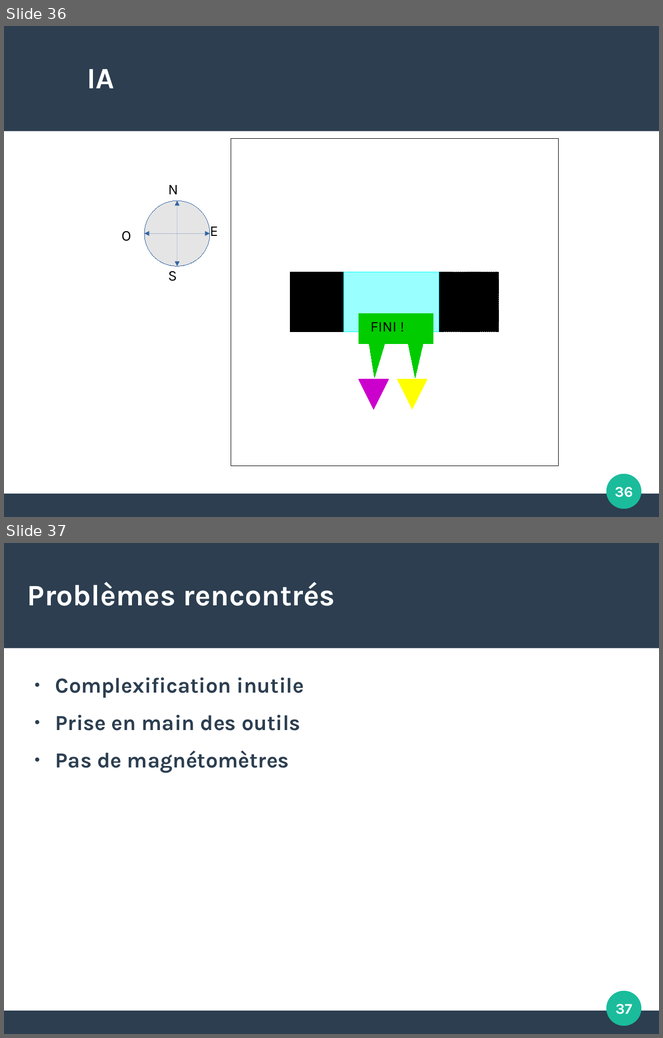
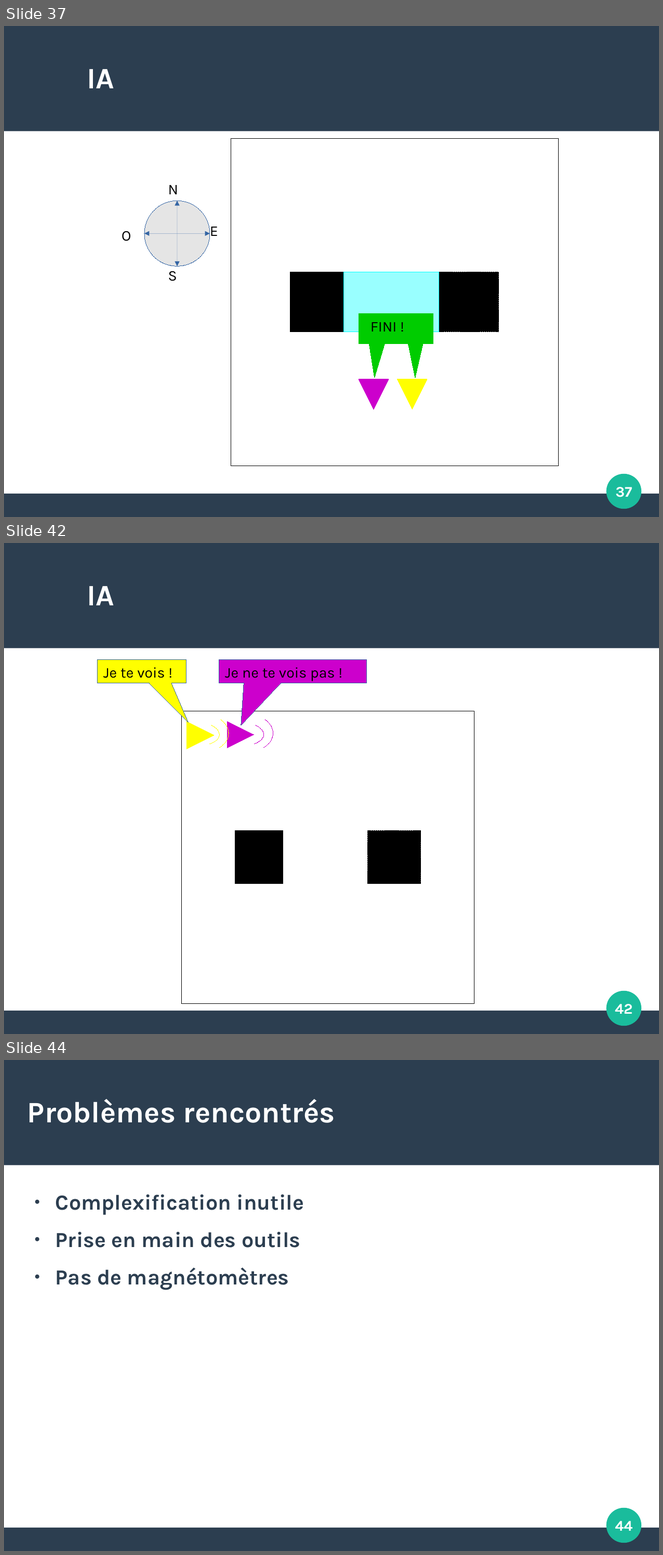
Before and after one commit to Nennala/CoopRobot, a slide deck: soutenance.odp. Shown one above the other, each under a label of ours: slides 36 and 37 before the commit, slides 37, 42 and 44 after it; the slides between them are not shown. The pictures are 663x1038 and 663x1555 pixels, drawn with LibreOffice and Linux fonts; fonts in the diff are those of the drawing. Boxes give left, top, right and bottom in pixels: in the first picture for what was removed or moved away, otherwise in the second. Text is boxed around its words. In the diff, an @@ line names an element or a change of style, - is before the commit and + after.

```diff
--- a/soutenance.odp
+++ b/soutenance.odp
@@ slide 42 added at [4, 543, 659, 1034], background #FFFFFF; not listed: 3 template elements that a slide beside it also shows @@
@@ title added at [87, 586, 114, 605], 36 pt, text #FFFFFF, bold @@
+IA
@@ speech box added at [98, 660, 187, 683], fill #FFFF00, outline #3465A4 0 pt @@
@@ text added at [103, 667, 165, 678], 18 pt, text #000000 @@
+Je te vois !
@@ speech box added at [219, 660, 366, 683], fill #CC00CC, outline #3465A4 0 pt @@
@@ text added at [225, 667, 335, 681], 18 pt, text #000000 @@
+Je ne te vois pas !
@@ frame added at [182, 711, 474, 1004], fill #729FCF, outline #000000 0 pt @@
@@ arc (boxed as its full ellipse) added at [171, 721, 220, 747], outline #FFFF00 0 pt @@
@@ arc (boxed as its full ellipse) added at [182, 716, 229, 752], outline #FFFF00 0 pt @@
@@ triangle added at [187, 722, 214, 749], fill #FFFF00, outline #FFFF00 0 pt @@
@@ arc (boxed as its full ellipse) added at [216, 721, 265, 747], outline #CC00CC 0 pt @@
@@ arc (boxed as its full ellipse) added at [227, 716, 273, 752], outline #CC00CC 0 pt @@
@@ triangle added at [227, 721, 254, 748], fill #CC00CC, outline #CC00CC 0 pt @@
@@ rectangle added at [235, 832, 283, 884], fill #000000, outline #000000 0 pt @@
@@ rectangle added at [368, 832, 421, 884], fill #000000, outline #000000 0 pt @@
@@ page number added at [615, 1004, 633, 1014], 18 pt, text #FFFFFF, bold @@
+42
@@ what was slide 36 is now slide 37 @@
@@ page number at [616, 487, 632, 498]: text changed @@
-36
+37
@@ what was slide 37 is now slide 44 @@
@@ page number at [615, 1521, 633, 1531]: text changed @@
-37
+44
```
Also in this commit, not shown: 6 other slides added, 1 other file.
